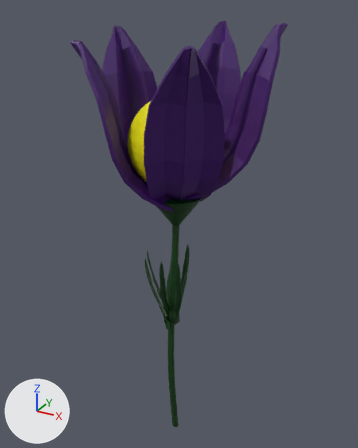
An edit to the FBX model Assets/_Project/Art/Models/flowers/yellowflower.fbx, drawn before and after from the same camera.
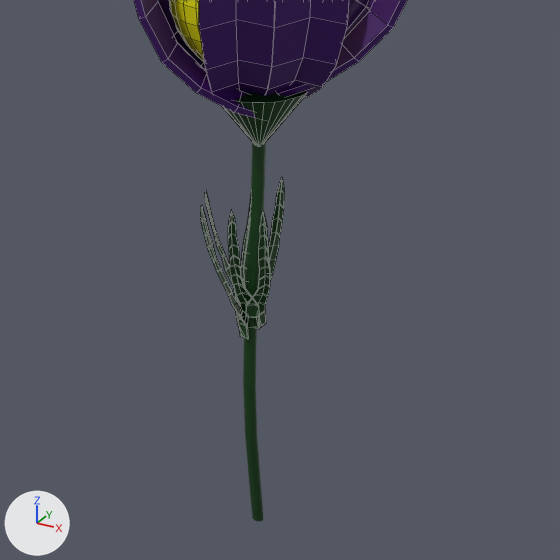
Each version is shown whole from a camera (50 mm lens) standing at (5.39, -2.82, 4.97) and looking at (2.77, 1.94, 2.59), then close up on the part from 11% to 94% of the width and 33% to 100% of the height. Arrows for +X, +Y and +Z are at lower left; the lights stay in place. The first two pictures are the older version. The close-ups show mesh edges as thin lines. Where no turn or scale is listed for an object, it has been applied to the vertices.

Objects in the first close-up: 'Конус.001', 'Плоскость.009', 'Плоскость.010', 'Плоскость.011', 'Плоскость.013', 'Плоскость.014', 'Плоскость.015', 'Сфера.001', 'Цилиндр.001'.
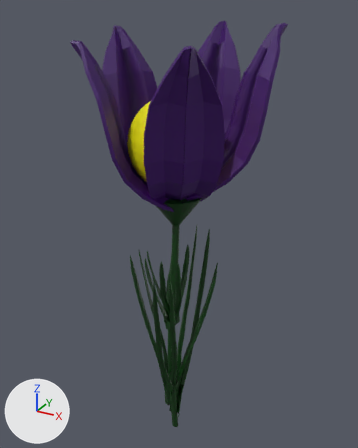
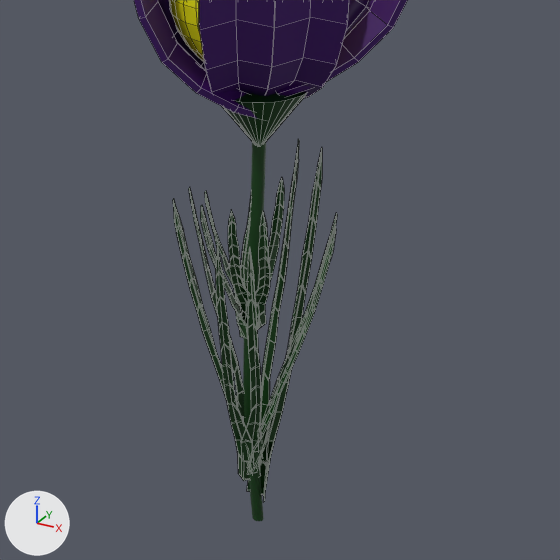
Boxes (x1, y1, x2, y2) around the edits, measured in the close-ups (560 x 560 px):
'Плоскость.018', added: after (247, 139, 322, 501)
'Плоскость.016', added: after (215, 247, 262, 481)
'Плоскость.019', added: after (173, 187, 263, 473)
'Плоскость.017', added: after (247, 212, 337, 474)

Patch to the scene script:
```diff
--- a/Assets/_Project/Art/Models/flowers/yellowflower.fbx.py
+++ b/Assets/_Project/Art/Models/flowers/yellowflower.fbx.py
@@ mat_материал_006 @@
+mat_материал_006 = principled_material('Материал.006')
+mat_материал_006.base_color = (0.000907, 0.0419, 0.00211)  # dark green #033a07
@@ mat_материал_008 @@
+mat_материал_008 = principled_material('Материал.008')
+mat_материал_008.base_color = (0.000907, 0.0419, 0.00211)  # dark green #033a07
@@ mat_материал_005 @@
+mat_материал_005 = principled_material('Материал.005')
+mat_материал_005.base_color = (0.000907, 0.0419, 0.00211)  # dark green #033a07
@@ mat_материал_007 @@
+mat_материал_007 = principled_material('Материал.007')
+mat_материал_007.base_color = (0.000907, 0.0419, 0.00211)  # dark green #033a07
@@ me_плоскость_029 @@
+me_плоскость_029.from_pydata(...)  # 144 vertices, 140 faces; spans x -0.3..0.27, y -0.18..0.19, z -1.0..1.0
+me_плоскость_029.materials.append(mat_материал_006)  # dark green #033a07
@@ me_плоскость_031 @@
+me_плоскость_031.from_pydata(...)  # 144 vertices, 140 faces; spans x -0.26..0.3, y -0.12..0.12, z -1.0..1.0
+me_плоскость_031.materials.append(mat_материал_008)  # dark green #033a07
@@ me_плоскость_028 @@
+me_плоскость_028.from_pydata(...)  # 144 vertices, 140 faces; spans x -0.19..0.2, y -0.3..0.32, z -1.11..1.1
+me_плоскость_028.materials.append(mat_материал_005)  # dark green #033a07
@@ me_плоскость_030 @@
+me_плоскость_030.from_pydata(...)  # 144 vertices, 140 faces; spans x -0.15..0.17, y -0.28..0.24, z -1.3..1.29
+me_плоскость_030.materials.append(mat_материал_007)  # dark green #033a07
@@ ob_плоскость_017 @@
+ob_плоскость_017 = bpy.data.objects.new('Плоскость.017', me_плоскость_029)
+ob_плоскость_017.location = (3.134, 1.653, 1.271)
@@ ob_плоскость_019 @@
+ob_плоскость_019 = bpy.data.objects.new('Плоскость.019', me_плоскость_031)
+ob_плоскость_019.location = (2.637, 1.543, 1.307)
@@ ob_плоскость_016 @@
+ob_плоскость_016 = bpy.data.objects.new('Плоскость.016', me_плоскость_028)
+ob_плоскость_016.location = (2.969, 1.281, 1.271)
@@ ob_плоскость_018 @@
+ob_плоскость_018 = bpy.data.objects.new('Плоскость.018', me_плоскость_030)
+ob_плоскость_018.location = (2.98, 1.812, 1.307)
```
